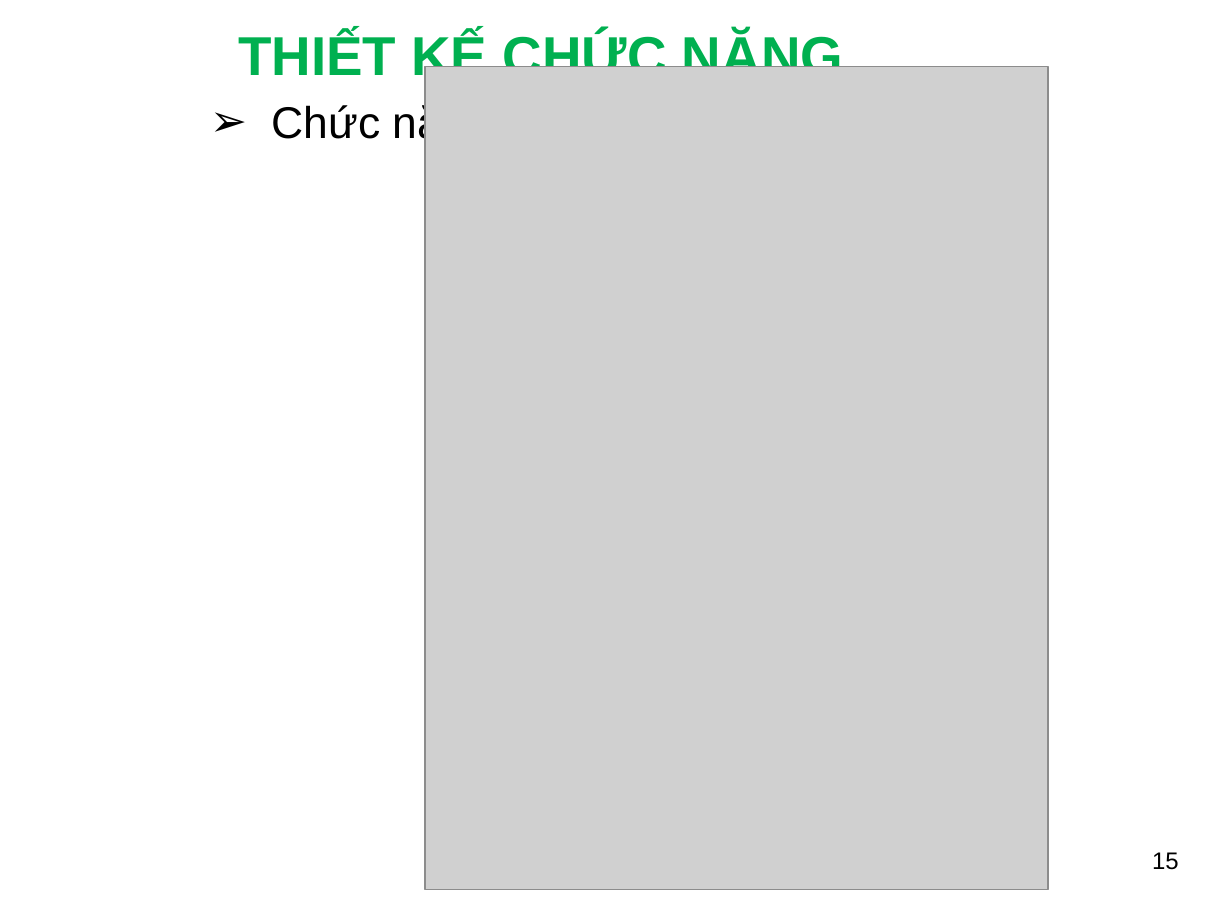
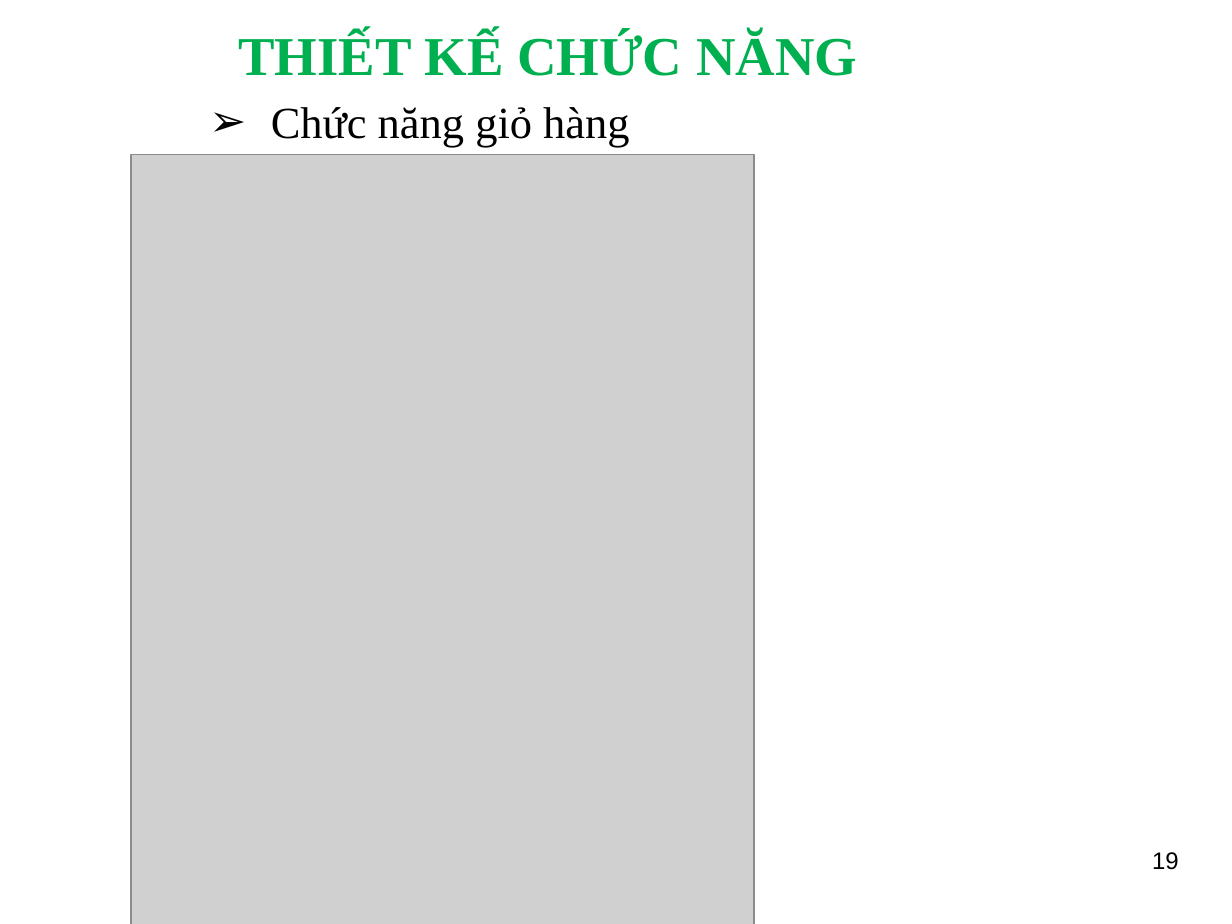
Before and after one commit to dangtuanhuy/MyBagBag, a slide deck: slide 19 of Doc/SlideBC_DT_Huy.ppt (slide 15 before the commit). Drawn at 1232x924 pixels with LibreOffice and Linux fonts; fonts in the diff are those of the drawing; grey boxes stand for pictures; background and template pictures are left out. Boxes give left, top, right and bottom in pixels: in the first picture for what was removed or moved away, otherwise in the second. Text is boxed around its words. In the diff, an @@ line names an element or a change of style, - is before the commit and + after.

```diff
--- a/Doc/SlideBC_DT_Huy.ppt
+++ b/Doc/SlideBC_DT_Huy.ppt
@@ title "THIẾT KẾ CHỨC NĂNG" at (x1=238, y1=32, x2=857, y2=76): font Arial to Times New Roman @@
@@ text "Chức năng giỏ hàng" at (x1=271, y1=107, x2=629, y2=147): font Arial to Times New Roman @@
@@ picture resized from (x1=425, y1=67, x2=1048, y2=890) to (x1=131, y1=154, x2=754, y2=924) @@
@@ page number at (x1=1152, y1=852, x2=1179, y2=870): text changed @@
-15
+19
```
Also in this commit, not shown: 24 other slides changed, 4 slides added, 11 other files.
